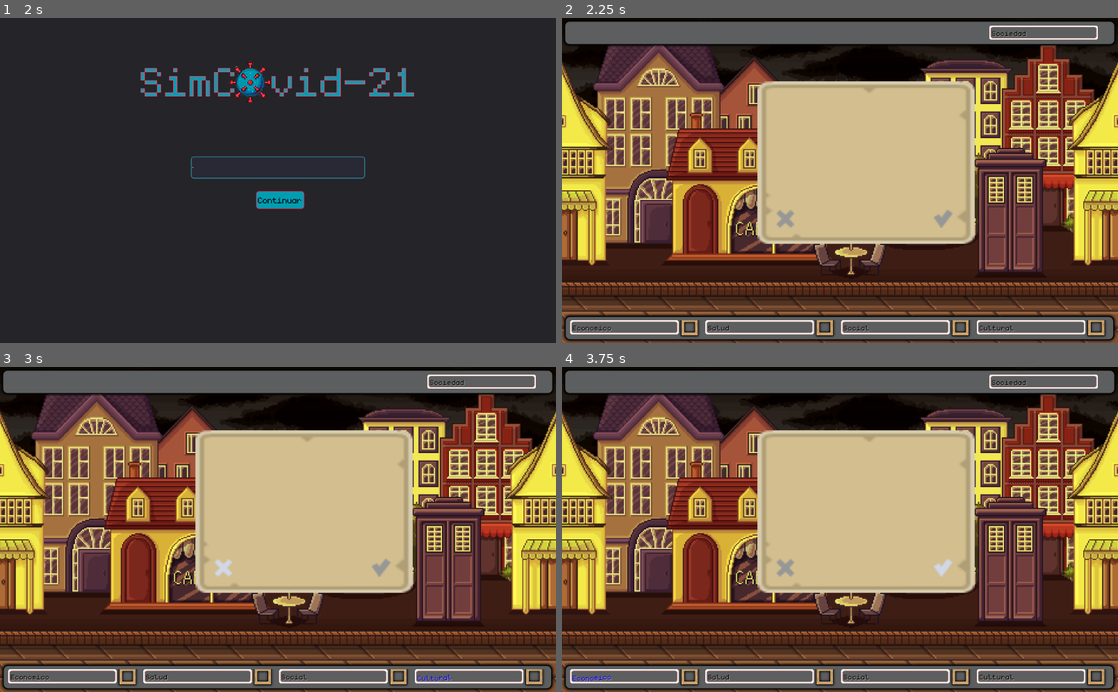
Above: before the commit, frames 1-4 (two rows, left to right).
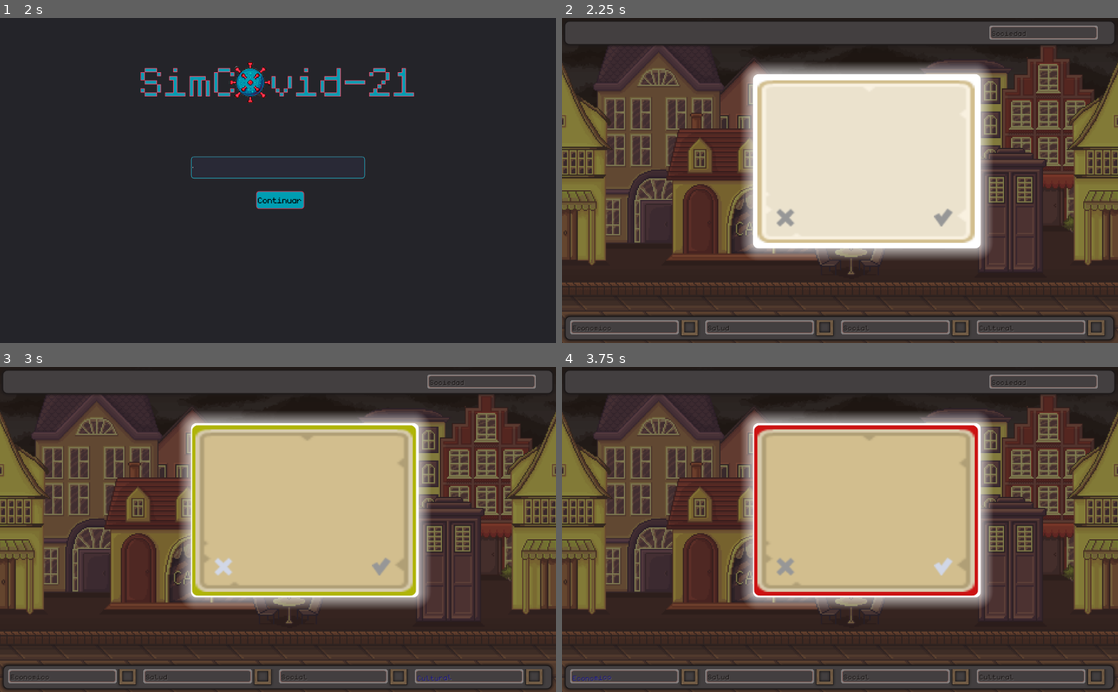
Above: after the commit, the same moments.

Repository: compumundohipermegaredUNQ/SimCovid-21
Game: Godot game, scene res://Main.tscn
The game is run twice, just before and just after one commit, with the same random seed, the same clock (stepped at 60 frames per second) and the same inputs. Video files are missing from this copy of the repository; at most half a second of black plays in their place.
Inputs (mouse positions are in pixels of both pictures, inside the frame that each line leads up to; where the layout moved, square brackets give the same spot in the first picture):
- Up to frame 1 (2 s): click "Comenzar" at 0.5 s; click (278, 167) at 1.27 s; type "12" at 1.35 s
- Up to frame 2 (2.25 s): click "Continuar" at 2 s
- Up to frame 3 (3 s): click (222, 565) [222, 568] at 2.75 s
- Up to frame 4 (3.75 s): click (945, 565) [945, 568] at 3.5 s

Frame 1 is identical in both runs. In frame 2, 70% of the frame differs, in the area x 0-100%, y 0-100%; in frame 3, 51%; in frame 4, 51%.

Commit message:
#Cartas.Se agregan borders y manejo de sombras

Diff:
--- a/Main.tscn
+++ b/Main.tscn
@@ -195,14 +195,14 @@
 [node name="Timer" type="Timer" parent="."]
 autostart = true
 
-[node name="HealthBarGroup" parent="." instance=ExtResource( 3 )]
-
 [node name="Clock" parent="." instance=ExtResource( 4 )]
 seconds_per_day = 15.0
 
 [node name="DeckOfCards" parent="." instance=ExtResource( 5 )]
 position = Vector2( 524, 260 )
 scale = Vector2( 1, 1 )
+
+[node name="HealthBarGroup" parent="." instance=ExtResource( 3 )]
 
 [node name="PedestrianSpawner" parent="." instance=ExtResource( 6 )]
 
@@ -478,6 +478,7 @@
 [node name="FadeAnimation" type="AnimationPlayer" parent="Fade"]
 anims/fade_in = SubResource( 13 )
 anims/fade_out = SubResource( 14 )
+
 [connection signal="pressed" from="MenuBackground/ButtonsContainer/Start" to="MenuBackground" method="_on_Start_pressed"]
 [connection signal="pressed" from="MenuBackground/ButtonsContainer/Help" to="MenuBackground" method="_on_Help_pressed"]
 [connection signal="pressed" from="MenuBackground/HelpContainer/Back" to="MenuBackground" method="_on_Back_pressed"]
--- a/src/Card/Card.gd
+++ b/src/Card/Card.gd
@@ -11,11 +11,11 @@
 	"Social": 2,
 	"Cultural": 3,
 }
-const positions = {
-	"Economico": Vector2(-700,-100),
-	"Salud": Vector2(-400,-100),
-	"Social": Vector2(-100,-100),
-	"Cultural": Vector2(250,-100)
+const colors = {
+	"Economico": Color(1, 0.090196, 0.090196),
+	"Salud": Color(0.30508, 0.886719, 0.040699),
+	"Social": Color(0.040699, 0.391004, 0.886719),
+	"Cultural": Color(0.860281, 0.886719, 0.040699)
 }
 var card_type
 var card_efects
@@ -28,11 +28,10 @@
 	card_type = type
 	print(card_type)
 	card_efects = efects
-	bar_group = main.get_child(2)
+	bar_group = main.get_child(4)
 	$TextureRect/TitleLabel.text = title
 	$TextureRect/TextLabel.text = description
-	_set_texture(type)
-	#_set_position_by_type(type)
+	_set_color_by_type(type)
 	game_over = has_lost
 	main_node = main
 
@@ -87,20 +86,40 @@
 func _on_XButton_ready() -> void:
 	self.feedback()
 
-func _set_texture(type):
-	if type == 'Introducción' || type == 'RoundResume':
-		$TextureRect.texture = load('res://assets/Card/panel_blue.png')
-		$TextureRect/CheckButton.texture_normal = load('res://assets/Card/iconCheck_grey.png')
-		$TextureRect/CheckButton.texture_pressed = load('res://assets/Card/iconCheck_bronze.png')
-		$TextureRect/CheckButton.texture_hover = load('res://assets/Card/iconCheck_beige.png')
-		$TextureRect/CheckButton.texture_focused = load('res://assets/Card/iconCheck_bronze.png')
-		$TextureRect/XButton.texture_normal = load('res://assets/Card/iconCross_grey.png')
-		$TextureRect/XButton.texture_pressed = load('res://assets/Card/iconCross_bronze.png')
-		$TextureRect/XButton.texture_hover = load('res://assets/Card/iconCross_beige.png')
-		$TextureRect/XButton.texture_focused = load('res://assets/Card/iconCross_bronze.png')
+func _set_texture_blue():
+	$TextureRect.texture = load('res://assets/Card/panel_blue.png')
+	$TextureRect/CheckButton.texture_normal = load('res://assets/Card/iconCheck_grey.png')
+	$TextureRect/CheckButton.texture_pressed = load('res://assets/Card/iconCheck_bronze.png')
+	$TextureRect/CheckButton.texture_hover = load('res://assets/Card/iconCheck_beige.png')
+	$TextureRect/CheckButton.texture_focused = load('res://assets/Card/iconCheck_bronze.png')
+	$TextureRect/XButton.texture_normal = load('res://assets/Card/iconCross_grey.png')
+	$TextureRect/XButton.texture_pressed = load('res://assets/Card/iconCross_bronze.png')
+	$TextureRect/XButton.texture_hover = load('res://assets/Card/iconCross_beige.png')
+	$TextureRect/XButton.texture_focused = load('res://assets/Card/iconCross_bronze.png')
 
-""" func _set_position_by_type(type):
-	var card = $TextureRect
-	if type != 'Introducción' && type != 'RoundResume':
-		card.set_position(positions[type])
+func _set_texture_brown():
+	$TextureRect.texture = load('res://assets/Card/panel_brown.png')
+	$TextureRect/TitleLabel.set("custom_colors/font_color",Color(0.141176, 0.066667, 0.031373)) #Color(0.90,0.63,0.49,1.00)
+	$TextureRect/TextLabel.set("custom_colors/font_color",Color(0.254902, 0.180392, 0.145098)) #Color(0.65,0.59,0.56,1.00)
+
+func _set_texture_beigeLight():
+	$TextureRect.texture = load('res://assets/Card/panel_beigeLight.png')
+	""" $TextureRect/CheckButton.texture_normal = load('res://assets/Card/iconCheck_grey.png')
+	$TextureRect/CheckButton.texture_pressed = load('res://assets/Card/iconCheck_bronze.png')
+	$TextureRect/CheckButton.texture_hover = load('res://assets/Card/iconCheck_beige.png')
+	$TextureRect/CheckButton.texture_focused = load('res://assets/Card/iconCheck_bronze.png')
+	$TextureRect/XButton.texture_normal = load('res://assets/Card/iconCross_grey.png')
+	$TextureRect/XButton.texture_pressed = load('res://assets/Card/iconCross_bronze.png')
+	$TextureRect/XButton.texture_hover = load('res://assets/Card/iconCross_beige.png')
+	$TextureRect/XButton.texture_focused = load('res://assets/Card/iconCross_bronze.png')
  """
+func _set_color_by_type(type):
+	var color_rect = $ColorRect
+	if colors.has(type):
+		color_rect.modulate = colors[type]
+
+func _unset_visible_border():
+	$ColorRect.visible = false
+
+func _set_visible_border():
+	$ColorRect.visible = true
--- a/src/Card/CardBase.tscn
+++ b/src/Card/CardBase.tscn
@@ -10,14 +10,60 @@
 [ext_resource path="res://assets/Card/iconCross_blue.png" type="Texture" id=8]
 [ext_resource path="res://assets/Card/iconCross_grey.png" type="Texture" id=9]
 
-[sub_resource type="DynamicFontData" id=1]
+[sub_resource type="StyleBoxFlat" id=1]
+bg_color = Color( 0.188235, 0.160784, 0.160784, 0.580392 )
+
+[sub_resource type="StyleBoxFlat" id=6]
+bg_color = Color( 1, 1, 1, 1 )
+corner_radius_top_left = 10
+corner_radius_top_right = 10
+corner_radius_bottom_right = 10
+corner_radius_bottom_left = 10
+expand_margin_left = 5.0
+expand_margin_right = 5.0
+expand_margin_top = 5.0
+expand_margin_bottom = 5.0
+shadow_color = Color( 1, 1, 1, 0.6 )
+shadow_size = 24
+
+[sub_resource type="Animation" id=7]
+resource_name = "shiny"
+tracks/0/type = "value"
+tracks/0/path = NodePath("Shadow:custom_styles/panel")
+tracks/0/interp = 1
+tracks/0/loop_wrap = true
+tracks/0/imported = false
+tracks/0/enabled = true
+tracks/0/keys = {
+"times": PoolRealArray(  ),
+"transitions": PoolRealArray(  ),
+"update": 1,
+"values": [  ]
+}
+
+[sub_resource type="StyleBoxFlat" id=5]
+bg_color = Color( 1, 1, 1, 1 )
+border_width_left = 15
+border_width_top = 15
+border_width_right = 15
+border_width_bottom = 15
+corner_radius_top_left = 10
+corner_radius_top_right = 10
+corner_radius_bottom_right = 10
+corner_radius_bottom_left = 10
+expand_margin_left = 10.0
+expand_margin_right = 10.0
+expand_margin_top = 10.0
+expand_margin_bottom = 10.0
+
+[sub_resource type="DynamicFontData" id=2]
 font_path = "res://assets/Fonts/The Snowday.ttf"
 
-[sub_resource type="DynamicFont" id=2]
+[sub_resource type="DynamicFont" id=3]
 size = 35
-font_data = SubResource( 1 )
-
-[sub_resource type="DynamicFont" id=3]
+font_data = SubResource( 2 )
+
+[sub_resource type="DynamicFont" id=4]
 size = 25
 font_data = ExtResource( 1 )
 
@@ -29,15 +75,51 @@
 "_edit_use_anchors_": false
 }
 
+[node name="Panel" type="Panel" parent="."]
+show_behind_parent = true
+anchor_right = 1.0
+anchor_bottom = 1.0
+custom_styles/panel = SubResource( 1 )
+__meta__ = {
+"_edit_use_anchors_": false
+}
+
+[node name="Shadow" type="Panel" parent="."]
+margin_left = 357.0
+margin_top = 109.0
+margin_right = 766.0
+margin_bottom = 420.0
+custom_styles/panel = SubResource( 6 )
+__meta__ = {
+"_edit_use_anchors_": false
+}
+
+[node name="AnimationPlayer" type="AnimationPlayer" parent="."]
+anims/shiny = SubResource( 7 )
+
+[node name="ColorRect" type="Panel" parent="."]
+anchor_left = 0.5
+anchor_top = 0.5
+anchor_right = 0.5
+anchor_bottom = 0.5
+margin_left = -148.0
+margin_top = -182.0
+margin_right = 244.0
+margin_bottom = 112.0
+custom_styles/panel = SubResource( 5 )
+__meta__ = {
+"_edit_use_anchors_": false
+}
+
 [node name="TextureRect" type="TextureRect" parent="."]
 anchor_left = 0.5
 anchor_top = 0.5
 anchor_right = 0.5
 anchor_bottom = 0.5
 margin_left = -151.786
-margin_top = -183.338
+margin_top = -185.338
 margin_right = 248.214
-margin_bottom = 116.662
+margin_bottom = 114.662
 texture = ExtResource( 5 )
 stretch_mode = 1
 __meta__ = {
--- a/src/Card/CardsHandler.gd
+++ b/src/Card/CardsHandler.gd
@@ -59,6 +59,8 @@
 		CardsDatabase.INTRO_DECK['RoundResume'] = optionalContent
 		DeckOfCards.add_to_local_deck(_get_card_instance_from_info('RoundResume', CardsDatabase.INTRO_DECK['RoundResume']))
 		deck_on_deck(CardsDatabase.INITIAL_DECK)
+	card._set_texture_beigeLight()
+	card._unset_visible_border()
 	return card
 
 func _get_card_instance_from_info(card_type, card_info:Array):
@@ -72,6 +74,8 @@
 	_get_deck().erase(card_type)
 	if _get_deck().keys().empty():
 		initial_deck_empty = true
+	card._set_texture_beigeLight()
+	card._unset_visible_border()
 	return card
 
 func has_more_initial_cards():
@@ -124,6 +128,8 @@
 		INFO_BOOL["BadEvent"] = false
 	var card = get_random_card_from_type(CardsDatabase.BAD_EVENT_DECK, CardsDatabase.USED_BAD_EVENT_DECK, card_type)
 	card.prepend_to_description(get_title_from_attempts(attempts), get_text_from_attempts(attempts))
+	card._set_texture_brown()
+	card._set_visible_border()
 	main.get_node('sfx').get_node("Intento").play()
 	return card
 
@@ -132,6 +138,8 @@
 		deck_on_deck(CardsDatabase.TUTORIAL_DECK["GoodEvent"])
 		INFO_BOOL["GoodEvent"] = false
 	var card = get_random_card_from_type(CardsDatabase.GOOD_EVENT_DECK, CardsDatabase.USED_GOOD_EVENT_DECK, card_type)
+	card._set_texture_blue()
+	card._set_visible_border()
 	return card
 
 func _restart_deck(deck, usedDeck):
Not shown, added: assets/Card/iconCheck_beige.png.import
Not shown, added: assets/Card/iconCheck_blue.png.import
Not shown, added: assets/Card/iconCheck_grey.png.import
Not shown, added: assets/Card/panel_blue.png.import
Not shown, added: assets/Card/panel_brown.png.import
Not shown: 3 places in src/Card/CardBase.tscn that only renumber resources
